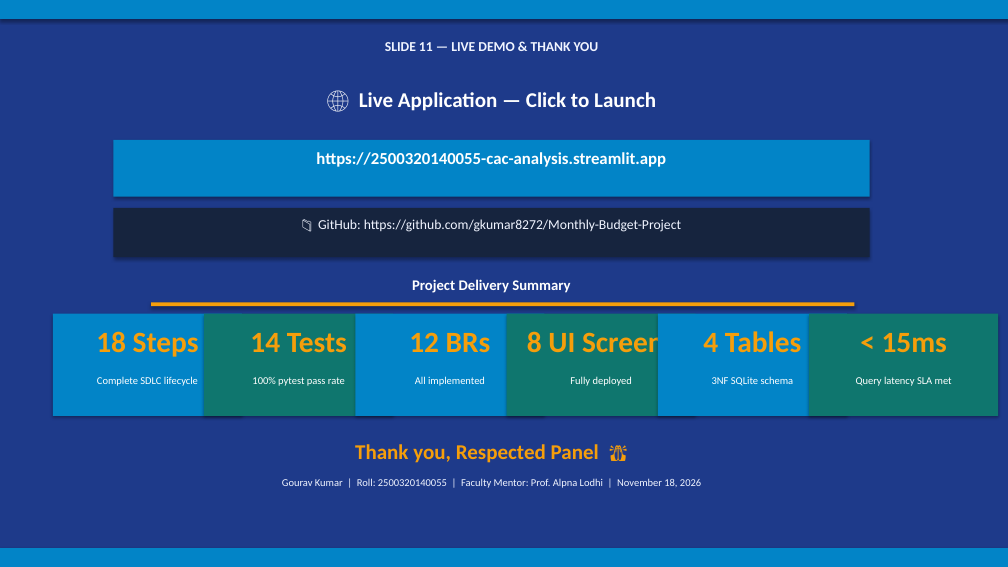
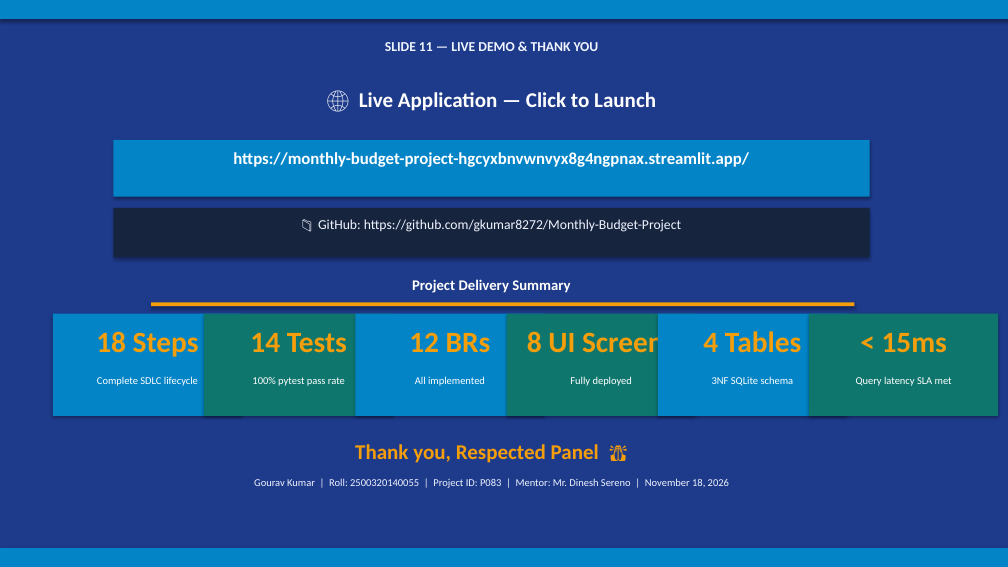
Before and after one commit to gkumar8272/Monthly-Budget-Project, a slide deck: slide 11 of docs/2500320140055_Presentation.pptx. Drawn at 1008x567 pixels with LibreOffice and Linux fonts; fonts in the diff are those of the drawing. Boxes give left, top, right and bottom in pixels: in the first picture for what was removed or moved away, otherwise in the second. Text is boxed around its words. In the diff, an @@ line names an element or a change of style, - is before the commit and + after.

Commit message:
docs: update Project ID to P083, Mentor to Mr. Dinesh Sereno, and Batch ID across all documents and app

```diff
--- a/docs/2500320140055_Presentation.pptx
+++ b/docs/2500320140055_Presentation.pptx
@@ text at (233, 152, 749, 167): text changed @@
-https://2500320140055-cac-analysis.streamlit.app
+https://monthly-budget-project-hgcyxbnvwnvyx8g4ngpnax.streamlit.app/
@@ text at (254, 478, 729, 488): text changed @@
-Gourav Kumar | Roll: 2500320140055 | Faculty Mentor: Prof. Alpna Lodhi | November 18, 2026
+Gourav Kumar | Roll: 2500320140055 | Project ID: P083 | Mentor: Mr. Dinesh Sereno | November 18, 2026
```
Also in this commit, not shown: 10 other slides changed, 33 other files.
